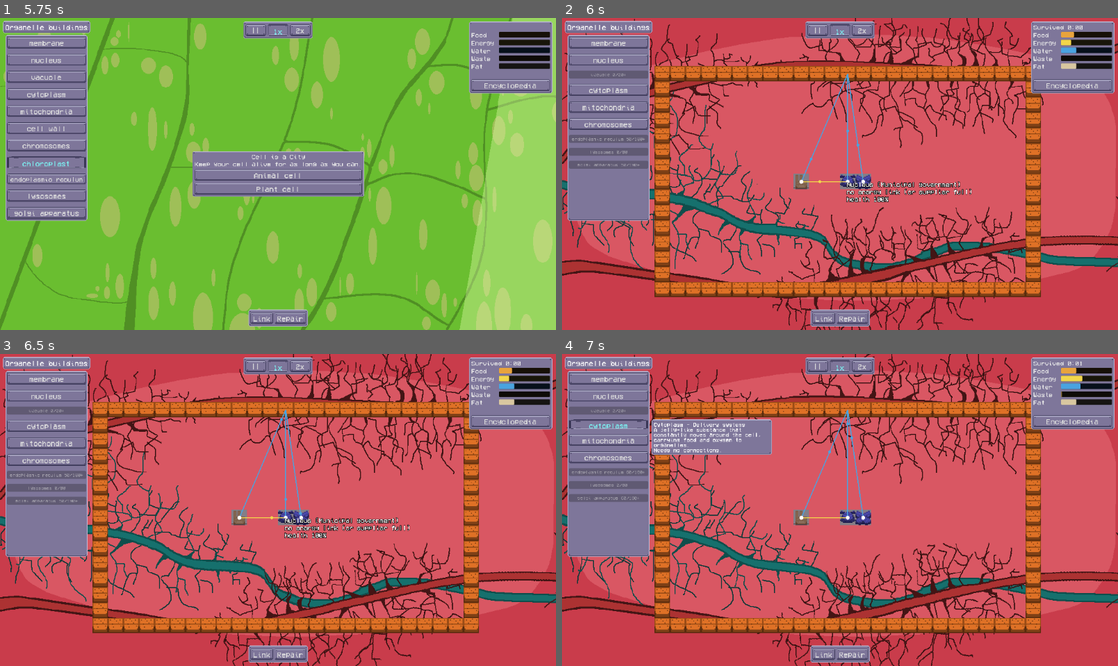
Above: before the commit, frames 1-4 (two rows, left to right).
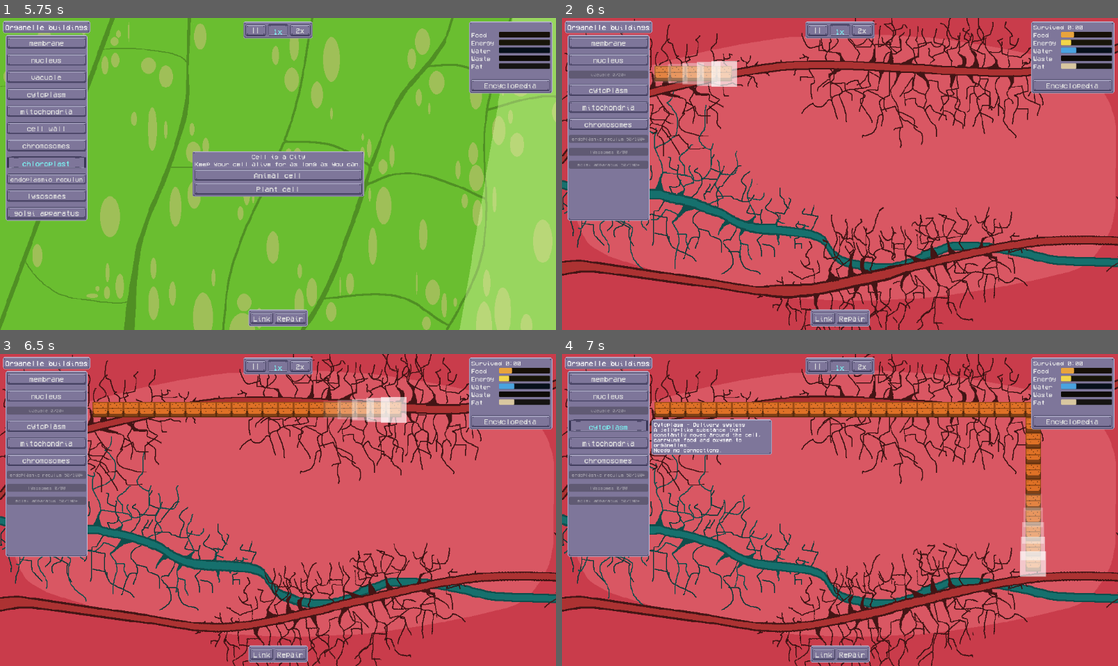
Above: after the commit, the same moments.

Repository: enderPudder/cellular-city
Game: Godot game, scene res://scene/cell Node2D.tscn
The game is run twice, just before and just after one commit, with the same random seed, the same clock (stepped at 60 frames per second) and the same inputs.
Inputs:
- Up to frame 1 (5.75 s): click "membrane" at 0.5 s; click "nucleus" at 1.25 s; click "vacuole" at 2 s; click "mitochondria" at 2.75 s; click "cell wall" at 3.5 s; click "chromosomes" at 4.25 s; click "chloroplast" at 5 s
- Up to frame 2 (6 s): click "Animal cell" at 5.75 s
- Up to frame 3 (6.5 s): no input
- Up to frame 4 (7 s): click "cytoplasm" at 6.5 s

Frame 1 is identical in both runs. In frame 2, 12% of the frame differs, in the area x 16-87%, y 13-90%; in frame 3, 9.8%; in frame 4, 8.8%.

Commit message:
feat: membrane/wall intro reveal and clock that waits for core setup
Co-Authored-By: Claude Sonnet 5.5 <noreply@anthropic.com>

Diff:
--- a/scripts/game/build_input.gd
+++ b/scripts/game/build_input.gd
@@ -23,7 +23,7 @@
 
 
 func _blocked() -> bool:
-	return not _game.running or _game.paused or _game.get_viewport().gui_get_hovered_control() != null
+	return not _game.running or _game.paused or _game.intro_playing or _game.get_viewport().gui_get_hovered_control() != null
 
 
 func _process(_delta: float) -> void:
@@ -40,7 +40,7 @@
 
 
 func _unhandled_input(event: InputEvent) -> void:
-	if not _game.running or _game.paused or _game.tool != "link":
+	if not _game.running or _game.paused or _game.intro_playing or _game.tool != "link":
 		return
 	if not (event is InputEventMouseButton) or (event as InputEventMouseButton).button_index != MOUSE_BUTTON_LEFT:
 		return
--- a/scripts/game/cell_game.gd
+++ b/scripts/game/cell_game.gd
@@ -8,10 +8,16 @@
 signal sim_unlocked(def_id: String)
 signal event_fired(label: String)
 signal speed_changed(speed: int)
+signal intro_finished
+signal guide_changed
+signal setup_done
+signal panels_toggled(shown: bool)
 
 const TICK_SECONDS := 1.0
 ## Radius in pixels of the repair brush (tiles are 16 px, so 3 tiles).
 const REPAIR_RADIUS := 48.0
+## Seconds a freshly revealed membrane/wall tile flashes while it pops in.
+const POP_SECONDS := 0.2
 
 var sim: CellSim
 var director: DamageDirector
@@ -23,10 +29,15 @@
 ## GameSpeed.PAUSED / NORMAL / DOUBLE, chosen with the speed buttons. `paused` below is
 ## separate: it is set while an unlock card is open and also blocks building.
 var speed: int = GameSpeed.NORMAL
+## The basic-setup checklist for this run; the tick timer starts when it first completes.
+var guide: SetupGuide
+## True while the membrane and wall tiles are popping in; building is blocked.
+var intro_playing: bool = false
 
 var _layers: Dictionary = {}  # organelle id -> TileBase
 var _grid: TileBase
 var _timer := Timer.new()
+var _reveal: IntroReveal
 
 
 func _ready() -> void:
@@ -38,6 +49,11 @@
 	_timer.timeout.connect(_on_tick)
 	add_child(_timer)
 	_build_children()
+
+
+func _process(delta: float) -> void:
+	if intro_playing and _reveal != null:
+		_reveal.advance(delta)
 
 
 func _build_children() -> void:
@@ -58,25 +74,78 @@
 func start_run(is_animal: bool) -> void:
 	Globals.player_plant_or_animal = is_animal
 	($backround as AnimatedSprite2D).call("refresh")
+	_timer.stop()
 	for layer: TileBase in _layers.values():
 		layer.clear()
 	var cell_type := OrganelleDef.CellType.ANIMAL if is_animal else OrganelleDef.CellType.PLANT
 	sim = CellSim.new(OrganelleCatalog.load_all(), cell_type)
-	sim.organelle_added.connect(_on_added)
 	sim.organelle_removed.connect(_on_removed)
 	sim.unlocked.connect(func(id: String) -> void: sim_unlocked.emit(id))
 	sim.lost.connect(_on_lost)
+	sim.links_changed.connect(_check_guide)
 	director = DamageDirector.new(sim, curve, RandomNumberGenerator.new())
 	director.event_fired.connect(func(l: String) -> void: event_fired.emit(l))
-	StarterLayout.build(sim, RandomNumberGenerator.new())
+	# The shell goes into the sim now but is drawn by the reveal, so connect
+	# organelle_added only afterwards.
+	StarterLayout.build_shell(sim, RandomNumberGenerator.new())
+	sim.organelle_added.connect(_on_added)
+	guide = SetupGuide.new(sim)
+	guide.begin()
+	intro_playing = true
+	_reveal = IntroReveal.new(StarterLayout.shell_tiles(cell_type), _reveal_tile)
+	_reveal.finished.connect(_on_intro_finished)
 	tool = ""
 	paused = false
 	speed = GameSpeed.NORMAL
 	_apply_speed()
 	speed_changed.emit(speed)
 	running = true
-	_timer.start()
 	run_started.emit()
+
+
+## Finishes the intro at once. Tests and tools only; the player cannot skip it.
+func skip_intro() -> void:
+	if _reveal != null:
+		_reveal.skip()
+
+
+func _reveal_tile(id: String, cell: Vector2i) -> void:
+	if not _layers.has(id):
+		return
+	(_layers[id] as TileBase).show_tile(cell)
+	_spawn_pop(cell)
+
+
+## A short white flash over a tile as it appears. Visual only.
+func _spawn_pop(cell: Vector2i) -> void:
+	var half := Vector2(_grid.tile_set.tile_size) / 2.0
+	var pop := Polygon2D.new()
+	pop.polygon = PackedVector2Array([-half, Vector2(half.x, -half.y), half, Vector2(-half.x, half.y)])
+	pop.color = Color(1, 1, 1, 0.8)
+	pop.position = _grid.map_to_local(cell)
+	pop.scale = Vector2.ONE * 1.8
+	_grid.add_child(pop)
+	var tween := pop.create_tween().set_parallel(true)
+	tween.tween_property(pop, "scale", Vector2.ONE, POP_SECONDS)
+	tween.tween_property(pop, "color:a", 0.0, POP_SECONDS)
+	tween.chain().tween_callback(pop.queue_free)
+
+
+func _on_intro_finished() -> void:
+	intro_playing = false
+	intro_finished.emit()
+	guide_changed.emit()
+
+
+## Re-checks the checklist after any build or link change. The first time every
+## step is done the clock starts.
+func _check_guide() -> void:
+	if guide == null:
+		return
+	guide_changed.emit()
+	if guide.refresh():
+		_timer.start()
+		setup_done.emit()
 
 
 func set_paused(p: bool) -> void:
@@ -117,11 +186,13 @@
 	var o: PlacedOrganelle = sim.organelles[uid]
 	if _layers.has(o.def.id):
 		(_layers[o.def.id] as TileBase).show_tile(o.cell)
+	_check_guide()
 
 
 func _on_removed(_uid: int, cell: Vector2i, def_id: String) -> void:
 	if _layers.has(def_id):
 		(_layers[def_id] as TileBase).hide_tile(cell)
+	_check_guide()
 
 
 # ----- queries -----
@@ -169,6 +240,8 @@
 
 ## Returns "" on success, otherwise the refusal reason.
 func try_place(def_id: String, cell: Vector2i) -> String:
+	if intro_playing:
+		return "intro"
 	if sim == null or not StarterLayout.in_bounds(cell, sim.cell_type):
 		return "outside_cell"
 	var reason := sim.can_place(def_id, cell)
@@ -178,6 +251,8 @@
 
 
 func try_erase(cell: Vector2i) -> void:
+	if intro_playing:
+		return
 	var uid := uid_at(cell)
 	if uid == -1:
 		return
--- a/scripts/ui/hud.gd
+++ b/scripts/ui/hud.gd
@@ -61,6 +61,7 @@
 	if event.is_action_pressed("open_buildings"):
 		_panels_shown = not _panels_shown
 		_update_panels()
+		_game.panels_toggled.emit(_panels_shown)
 		get_viewport().set_input_as_handled()
 
 
--- a/tools/screenshot.gd
+++ b/tools/screenshot.gd
@@ -11,6 +11,21 @@
 	root.add_child(game)
 	await process_frame
 	game.start_run(animal)
+	var mode := OS.get_cmdline_user_args()
+	if mode.has("reveal"):
+		for i in 40:
+			await process_frame
+		root.get_viewport().get_texture().get_image().save_png(out)
+		quit()
+		return
+	game.skip_intro()
+	if mode.has("guide"):
+		for i in 20:
+			await process_frame
+		root.get_viewport().get_texture().get_image().save_png(out)
+		quit()
+		return
+	StarterLayout.build_core(game.sim)
 	for i in 12:
 		game._on_tick()
 	game.sim.meters["water"] = 200.0
--- a/tools/smoke_game.gd
+++ b/tools/smoke_game.gd
@@ -34,9 +34,17 @@
 	game.start_run(animal)
 	await process_frame
 	_check(game.running, tag + ": running after start_run")
+	_check(game.intro_playing, tag + ": the intro is playing")
+	_check(game._timer.is_stopped(), tag + ": clock stopped during the intro")
+	_check(_tiles(game, "membrane") < 76, tag + ": membrane is still popping in, got %d" % _tiles(game, "membrane"))
+	_check(game.try_place("nucleus", Vector2i(0, 0)) == "intro", tag + ": building is blocked during the intro")
+	game.skip_intro()
+	_check(not game.intro_playing, tag + ": intro over after skip")
 	_check(_tiles(game, "membrane") == 76, tag + ": membrane tiles mirrored, got %d" % _tiles(game, "membrane"))
+	_check(_tiles(game, "cell wall") == (84 if not animal else 0), tag + ": cell wall tiles, got %d" % _tiles(game, "cell wall"))
+	_check(_tiles(game, "nucleus") == 0, tag + ": the core is not pre-placed")
+	_setup_core(game, animal, tag)
 	_check(_tiles(game, "nucleus") == 1, tag + ": nucleus tile")
-	_check(_tiles(game, "cell wall") == (84 if not animal else 0), tag + ": cell wall tiles, got %d" % _tiles(game, "cell wall"))
 	for i in 5:
 		game._on_tick()
 	_check(not game.sim.is_lost, tag + ": alive after 5 ticks")
@@ -246,6 +254,43 @@
 	_check(game.sim.is_lost and not game.running, tag + ": lost after nucleus removal")
 
 
+func _find(game, global_name: StringName):
+	for c in game.get_children():
+		if c.get_script() != null and c.get_script().get_global_name() == global_name:
+			return c
+	return null
+
+
+## Starts from the revealed shell and sets the core up by hand, like the guide teaches.
+func _setup_core(game, animal: bool, tag: String) -> void:
+	var energy_before: float = game.sim.meters["energy"]
+	var done_count := [0]
+	game.setup_done.connect(func() -> void: done_count[0] += 1)
+	_check(game.guide != null and not game.guide.core_done, tag + ": a fresh guide at the start of every run")
+	_check(game.try_place("nucleus", Vector2i(0, 0)) == "", tag + ": nucleus placed")
+	_check(game.try_place("chromosomes", Vector2i(1, 0)) == "", tag + ": chromosomes placed")
+	_check(game.try_place("mitochondria", Vector2i(-3, 0)) == "", tag + ": mitochondria placed")
+	var nucleus: int = game.uid_at(Vector2i(0, 0))
+	var chromosomes: int = game.uid_at(Vector2i(1, 0))
+	var mito: int = game.uid_at(Vector2i(-3, 0))
+	var anchor: int = game.uid_at(Vector2i(0, -7))
+	_check(game.guide.current_step()["id"] == "power", tag + ": guide moves on to the power step")
+	_check(game._timer.is_stopped(), tag + ": clock still stopped mid-guide")
+	game.sim.add_link(mito, anchor)
+	game.sim.add_link(nucleus, mito)
+	game.sim.add_link(nucleus, anchor)
+	game.sim.add_link(chromosomes, anchor)
+	if not animal:
+		_check(game._timer.is_stopped(), tag + ": a plant also needs its chloroplast before the clock starts")
+		_check(game.try_place("chloroplast", Vector2i(3, 0)) == "", tag + ": chloroplast placed")
+		var chloroplast: int = game.uid_at(Vector2i(3, 0))
+		game.sim.add_link(chloroplast, mito)
+		game.sim.add_link(chloroplast, anchor)
+	_check(done_count[0] == 1, tag + ": setup_done fired once, got %d" % done_count[0])
+	_check(not game._timer.is_stopped(), tag + ": the clock starts once the core is set up")
+	_check(game.sim.meters["energy"] == energy_before, tag + ": setting up the core cost no energy")
+
+
 func _button(pressed: bool) -> InputEventMouseButton:
 	var ev := InputEventMouseButton.new()
 	ev.button_index = MOUSE_BUTTON_LEFT
